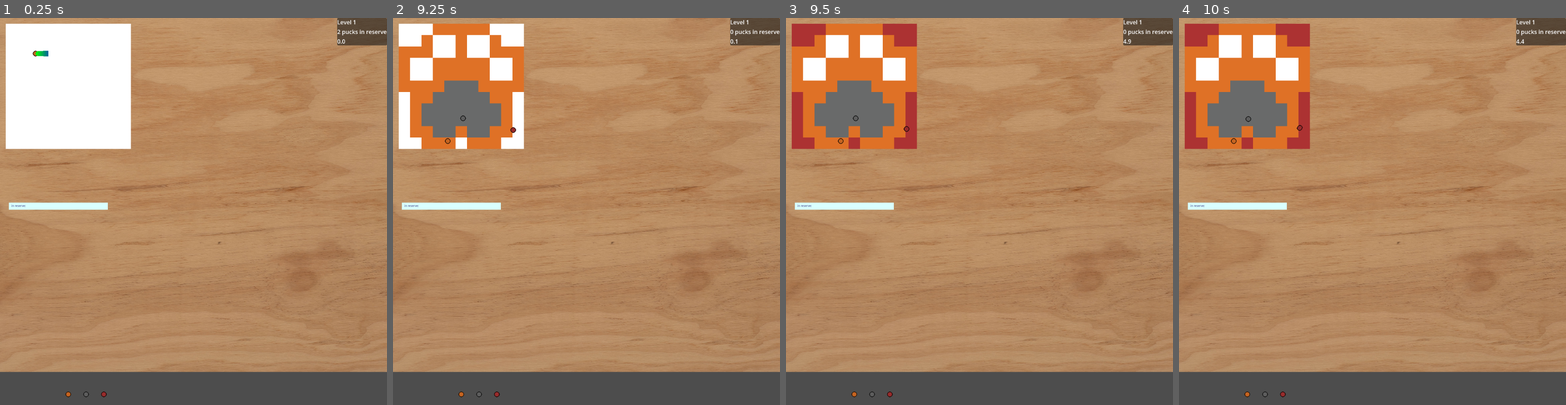
Above: before the commit, frames 1-4 (left to right).
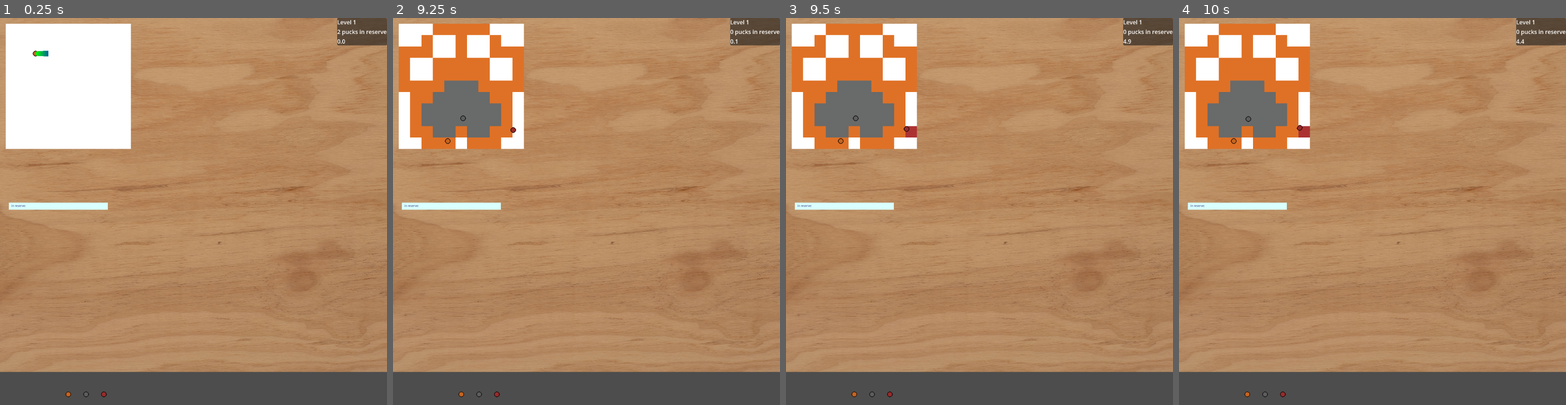
Above: after the commit, the same moments.

Repository: autumn-heights/levelherup-jam-2026
Game: Godot game, scene res://scenes/world.tscn
Same seed, same stepped clock (60 frames per second), same inputs: the game is played once before the commit and once after it.
Inputs (mouse positions are in pixels of both pictures, inside the frame that each line leads up to):
- Up to frame 1 (0.25 s): no input
- Up to frame 2 (9.25 s): tap Enter at 0.5, 2.75 s; move the mouse to (671, 192) at 0.52 s; press the mouse at (671, 192) at 0.53 s; tap Space at 1.25 s; move the mouse to (509, 230) at 1.27 s; release the mouse at (509, 230) at 1.28 s; click (509, 230) at 1.35 s; move the mouse to (625, 126) at 2.02 s; press the mouse at (625, 126) at 2.03 s; move the mouse to (567, 288) at 2.77 s; release the mouse at (567, 288) at 2.78 s; click (567, 288) at 2.85 s; move the mouse to (702, 269) at 3.52 s; press the mouse at (702, 269) at 3.53 s; move the mouse to (470, 153) at 4.27 s; release the mouse at (470, 153) at 4.28 s; click (470, 153) at 4.35 s; move the mouse to (605, 211) at 5.02 s; press the mouse at (605, 211) at 5.03 s; move the mouse to (528, 114) at 5.77 s; release the mouse at (528, 114) at 5.78 s; click (528, 114) at 5.85 s; move the mouse to (671, 192) at 6.52 s; press the mouse at (671, 192) at 6.53 s; move the mouse to (509, 230) at 7.27 s; release the mouse at (509, 230) at 7.28 s; click (509, 230) at 7.35 s; move the mouse to (625, 126) at 8.02 s; press the mouse at (625, 126) at 8.03 s; move the mouse to (567, 288) at 8.77 s; release the mouse at (567, 288) at 8.78 s; click (567, 288) at 8.85 s
- Up to frame 3 (9.5 s): no input
- Up to frame 4 (10 s): move the mouse to (1488, 269) at 9.52 s; press the mouse at (1488, 269) at 9.53 s

Frames 1-2 are identical in both runs. In frame 3, 2.0% of the frame differs, in the area x 1-34%, y 1-34%; in frame 4, 2.0%.

Commit message:
wip

Diff:
--- a/fill-bucket-golf/World/level_grid.gd
+++ b/fill-bucket-golf/World/level_grid.gd
@@ -1,11 +1,11 @@
 extends TileMapLayer
 
-const SCREEN_SIZE_PX = Vector2(544,544)
-const CELL_WIDTH_PX = 16
-const GRID_WIDTH_CELLS = 34
-const  BOUNDARY_OFFSET = 1
+#const SCREEN_SIZE_PX = Vector2(544,544)
+#const CELL_WIDTH_PX = 16
+#const GRID_WIDTH_CELLS = 34
+#const  BOUNDARY_OFFSET = 1
 
-const tilemap_size = Vector2i(32,32)
+#const tilemap_size = Vector2i(32,32)
 
 var loadedWorld : Array[ArtMap]
 # auto incremented region counter.
@@ -13,11 +13,16 @@
 var regionCounter = 0;
 var border_coord = Vector2i(0,0)
 var blank_coord = Vector2i(1,0)
+var skipColour = "0, 0, 0"
 
 func _ready() -> void:
 	ResetWorld()
-	#construct_scene("res://ART/cat.png")
-	#debugRegions()
+	#construct_scene("res://ART/cat2.png")
+	#construct_scene("res://ART/Beanz2.png")
+	#use timer
+	#debugRegions(true)
+	#static
+	#debugRegions(false)
 
 # public function:
 # set the scene from the image filename (string, e.g. "res://ART/Beanz2.png")
@@ -29,7 +34,10 @@
 		for y in range(0, image.get_height()):
 			set_cell(Vector2i(x,y),0, blank_coord)
 			var colour :Color = image.get_pixel(x, y)
+			if (colour.r == 0 and colour.g == 0 and colour.b == 0):
+				continue
 			var colourname = "{0}, {1}, {2}".format([colour.r, colour.g, colour.b])
+
 			if(regionMap.keys().has(colourname)):
 				regionMap[colourname].append(Vector2i(x,y))
 			else :
@@ -44,14 +52,14 @@
 
 # public function:
 # receive the puck landing event
-func puck_landed(puck: Puck):
+func puck_landed(puck: Puck) -> int:
 	#identify region
 	var local = to_local(puck.position)
 	var map = local_to_map(local)
 	var artmap :ArtMap  = GetCell(map.x, map.y)
 	#flip colour - bug
 	var colour = Vector2i(puck.colour_id.y, puck.colour_id.x)
-	SetRegion(artmap.Region, colour)
+	return SetRegion(artmap.Region, colour)
 
 func ResetWorld(clearWorld = true) -> void:
 	clear()
@@ -74,12 +82,16 @@
 
 #internal use only
 #Set the region with the id to the colour from the tile map that corresponds to the vector
-func SetRegion(regionId : int, colour: Vector2i):
+func SetRegion(regionId : int, colour: Vector2i) -> int:
+	var x = 0
 	for cell in loadedWorld:
 		if (cell.Region == regionId):
 			cell.AssetCoordinate = colour
+			if(not cell.IsFilled):
+				x += 1
+			cell.IsFilled = true
 			set_cell(cell.Gridspace, 0, cell.AssetCoordinate)
-
+	return x
 #internal use only
 #dogshit lookup for pixel at x and y
 func GetCell(x: int, y: int) -> ArtMap:
Binary file added: fill-bucket-golf/ART/cat2.png
Not shown, added: fill-bucket-golf/ART/cat2.png.import
